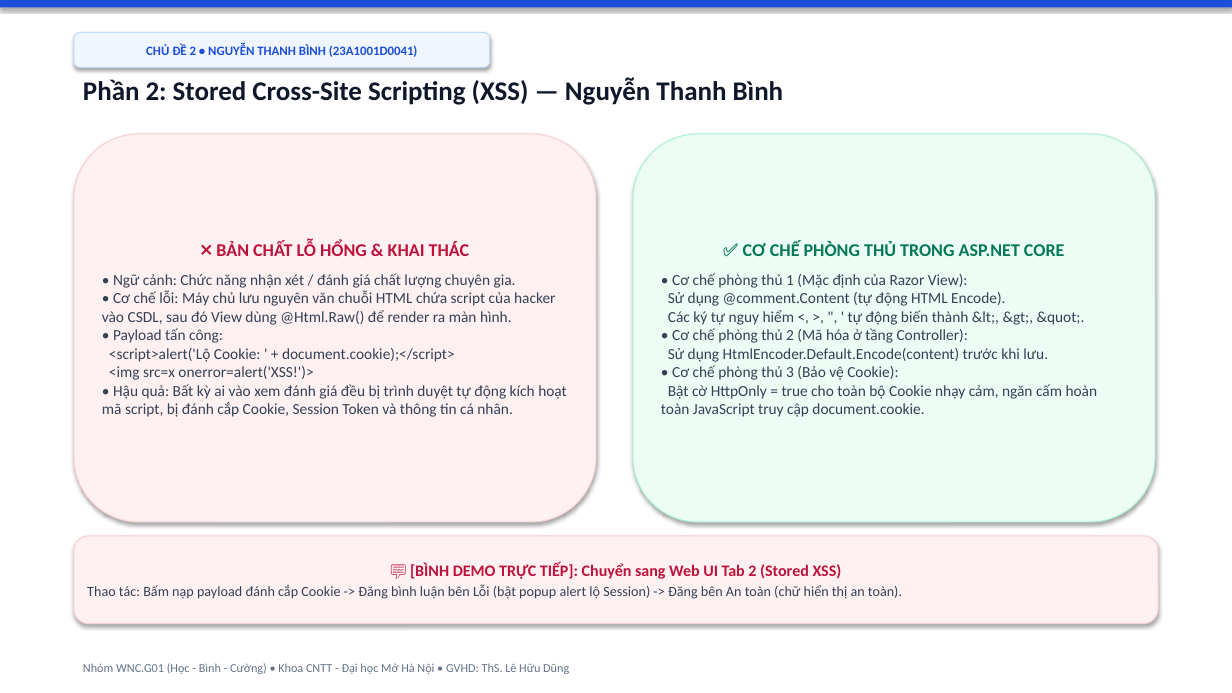
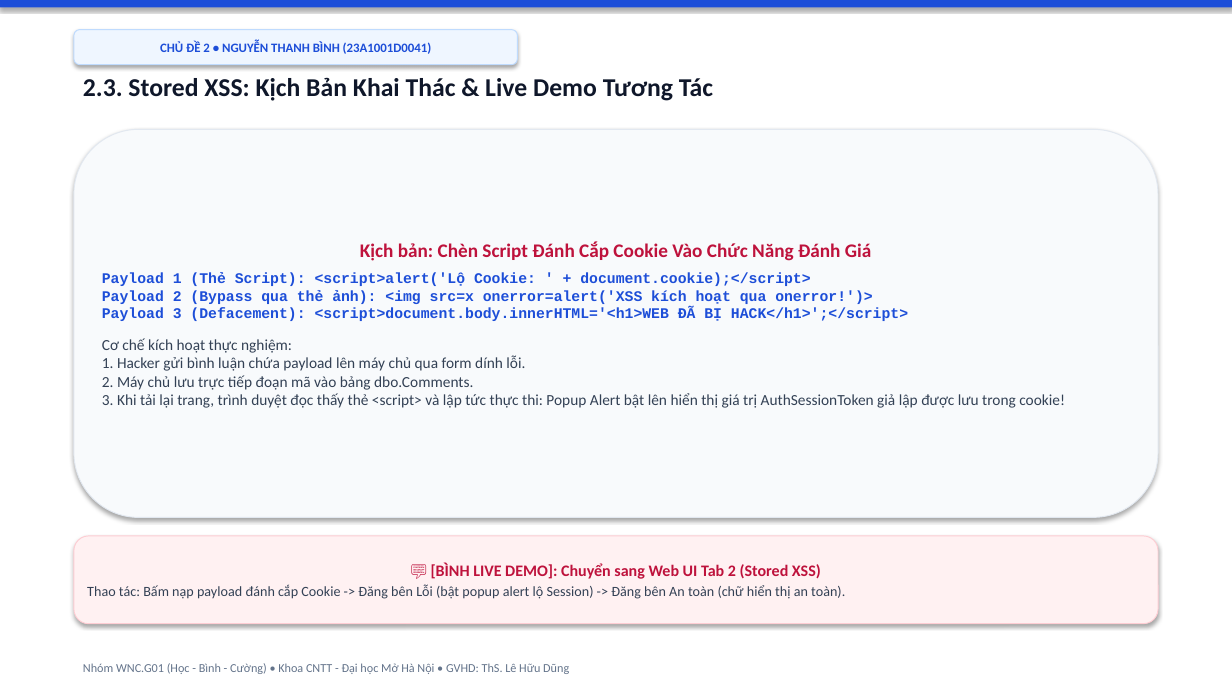
Before and after one commit to hocjsoo/OWASP_Demo, a slide deck: slide 9 of Slide_OWASP_Top3_Nhom_WNC_G01.pptx (slide 3 before the commit). Drawn at 1232x693 pixels with LibreOffice and Linux fonts; fonts in the diff are those of the drawing. Boxes give left, top, right and bottom in pixels: in the first picture for what was removed or moved away, otherwise in the second. Text is boxed around its words. In the diff, an @@ line names an element or a change of style, - is before the commit and + after.

```diff
--- a/Slide_OWASP_Top3_Nhom_WNC_G01.pptx
+++ b/Slide_OWASP_Top3_Nhom_WNC_G01.pptx
@@ rounded rectangle "CHỦ ĐỀ 2 • NGUYỄN ...": place and size @@
-rounded rectangle "CHỦ ĐỀ 2 • NGUYỄN ..." at bbox=[74, 32, 490, 67]
+rounded rectangle "CHỦ ĐỀ 2 • NGUYỄN ..." at bbox=[74, 30, 518, 65]
@@ text at bbox=[83, 77, 713, 101]: text changed; size 21 to 20 pt @@
-Phần 2: Stored Cross-Site Scripting (XSS) — Nguyễn Thanh Bình
+2.3. Stored XSS: Kịch Bản Khai Thác & Live Demo Tương Tác
@@ rounded rectangle "Kịch bản: Chèn Script Đánh ...": place and size @@
-rounded rectangle "Kịch bản: Chèn Script Đánh ..." at bbox=[74, 134, 596, 522]
+rounded rectangle "Kịch bản: Chèn Script Đánh ..." at bbox=[74, 129, 1158, 518]
@@ rounded rectangle "Kịch bản: Chèn Script Đánh ..." at bbox=[74, 129, 1158, 518]: fill #FFF1F2 to #F8FAFC; outline #FECDD3 0.75 pt to #E2E8F0 0.75 pt @@
@@ rounded rectangle removed at bbox=[633, 134, 1155, 522] @@
-✅ CƠ CHẾ PHÒNG THỦ TRONG ASP.NET CORE
-• Cơ chế phòng thủ 1 (Mặc định của Razor View):
-Sử dụng @comment.Content (tự động HTML Encode).
-Các ký tự nguy hiểm <, >, ", ' tự động biến thành &lt;, &gt;, &quot;.
-• Cơ chế phòng thủ 2 (Mã hóa ở tầng Controller):
-Sử dụng HtmlEncoder.Default.Encode(content) trước khi lưu.
-• Cơ chế phòng thủ 3 (Bảo vệ Cookie):
-Bật cờ HttpOnly = true cho toàn bộ Cookie nhạy cảm, ngăn cấm hoàn toàn JavaScript truy cập document.cookie.
@@ text in rounded rectangle at bbox=[102, 241, 1065, 408]: text changed; bold on @@
-❌ BẢN CHẤT LỖ HỔNG & KHAI THÁC
-• Ngữ cảnh: Chức năng nhận xét / đánh giá chất lượng chuyên gia.
-• Cơ chế lỗi: Máy chủ lưu nguyên văn chuỗi HTML chứa script của hacker vào CSDL, sau đó View dùng @Html.Raw() để render ra màn hình.
-• Payload tấn công:
-<script>alert('Lộ Cookie: ' + document.cookie);</script>
-<img src=x onerror=alert('XSS!')>
-• Hậu quả: Bất kỳ ai vào xem đánh giá đều bị trình duyệt tự động kích hoạt mã script, bị đánh cắp Cookie, Session Token và thông tin cá nhân.
+Kịch bản: Chèn Script Đánh Cắp Cookie Vào Chức Năng Đánh Giá
+Payload 1 (Thẻ Script): <script>alert('Lộ Cookie: ' + document.cookie);</script>
+Payload 2 (Bypass qua thẻ ảnh): <img src=x onerror=alert('XSS kích hoạt qua onerror!')>
+Payload 3 (Defacement): <script>document.body.innerHTML='<h1>WEB ĐÃ BỊ HACK</h1>';</script>
+Cơ chế kích hoạt thực nghiệm:
+1. Hacker gửi bình luận chứa payload lên máy chủ qua form dính lỗi.
+2. Máy chủ lưu trực tiếp đoạn mã vào bảng dbo.Comments.
+3. Khi tải lại trang, trình duyệt đọc thấy thẻ <script> và lập tức thực thi: Popup Alert bật lên hiển thị giá trị AuthSessionToken giả lập được lưu trong cookie!
@@ text in rounded rectangle at bbox=[87, 563, 845, 599]: text changed @@
-💬 [BÌNH DEMO TRỰC TIẾP]: Chuyển sang Web UI Tab 2 (Stored XSS)
-Thao tác: Bấm nạp payload đánh cắp Cookie -> Đăng bình luận bên Lỗi (bật popup alert lộ Session) -> Đăng bên An toàn (chữ hiển thị an toàn).
+💬 [BÌNH LIVE DEMO]: Chuyển sang Web UI Tab 2 (Stored XSS)
+Thao tác: Bấm nạp payload đánh cắp Cookie -> Đăng bên Lỗi (bật popup alert lộ Session) -> Đăng bên An toàn (chữ hiển thị an toàn).
```
Also in this commit, not shown: 3 other slides changed, 12 slides added, 1 slide removed, 3 other files.
